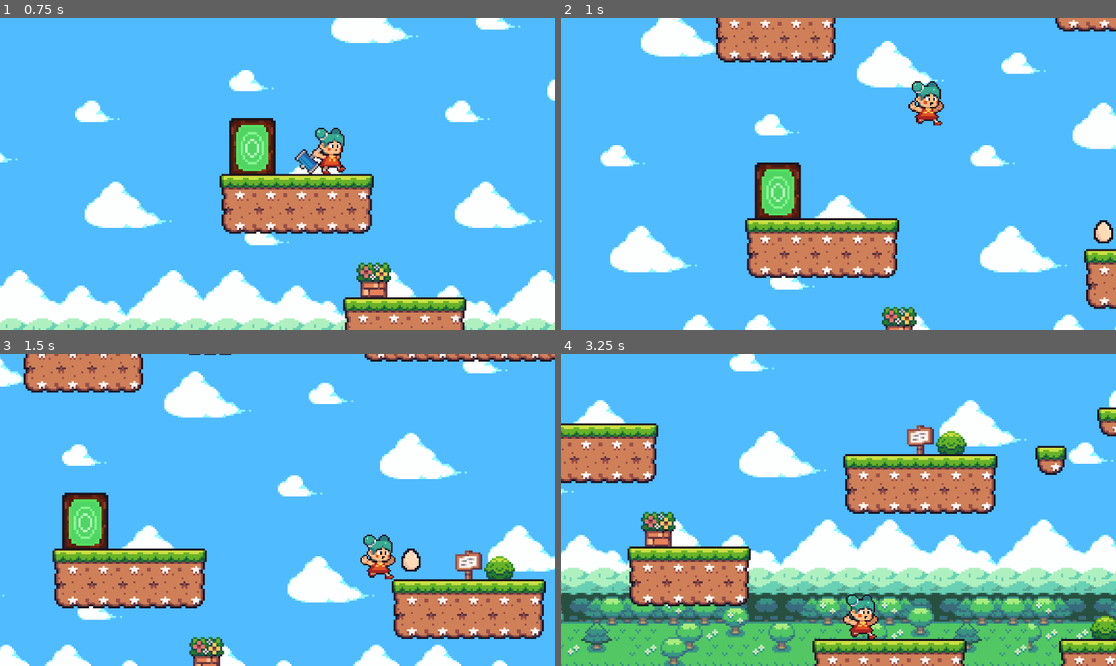
Above: before the commit, frames 1-4 (two rows, left to right).
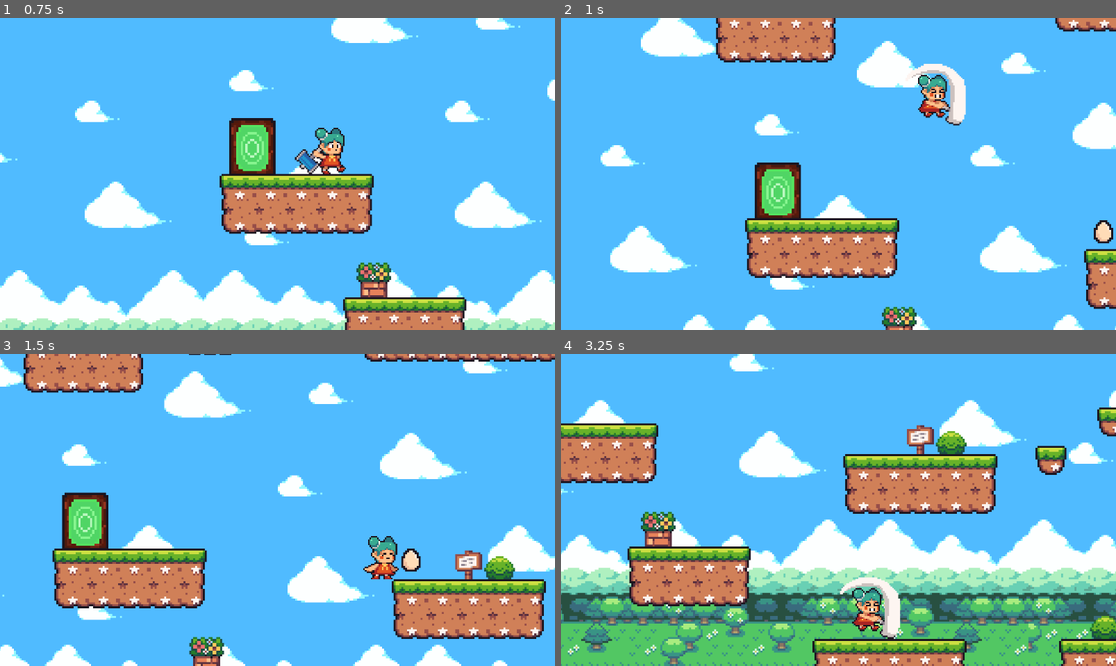
Above: after the commit, the same moments.

Repository: CakeRun/Vaerkstedsuge.github-brug-denne
Game: Godot game, scene res://Level 1 (green)/Level 1.tscn
Two runs of this game, one before a commit and one after it. Both use one fixed random seed, a clock stepped at 60 frames per second and the inputs below. This scene is started directly instead of the project's main scene.
Inputs:
- Up to frame 1 (0.75 s): hold D (move_right) from 0.53 s (still down); tap X (attack) at 0.6 s
- Up to frame 2 (1 s): keep holding D (move_right); tap Space (jump) at 0.77, 0.8 s
- Up to frame 3 (1.5 s): keep holding D (move_right); tap Space (jump) at 1.07, 1.35 s
- Up to frame 4 (3.25 s): tap Space (jump) at 1.52, 1.82, 2.3, 3.02 s; tap X (attack) at 1.55, 2.1, 2.85 s; release D (move_right) at 2.03 s; hold A (move_left) 2.03-2.78 s; hold D (move_right) from 2.78 s (still down)

Frame 1 is identical in both runs. In frame 2, 1.5% of the frame differs, in the area x 62-73%, y 14-35%; in frame 3, 0.6%; in frame 4, 1.5%, in the area x 50-62%, y 71-92%.

Commit message:
Combat (worm and Player)
De gør skade på hinanden!!! LETS GOOO

Diff:
--- a/GoDot/Enemy 1 (worm)/Enemy 1.tscn
+++ b/GoDot/Enemy 1 (worm)/Enemy 1.tscn
@@ -35,6 +35,9 @@
 [sub_resource type="RectangleShape2D" id="RectangleShape2D_hqvyd"]
 size = Vector2(20, 10)
 
+[sub_resource type="RectangleShape2D" id="RectangleShape2D_rarh8"]
+size = Vector2(36, 17)
+
 [node name="Worm" type="CharacterBody2D"]
 script = ExtResource("1_1u01h")
 
@@ -58,3 +61,12 @@
 
 [node name="edgeLeft" type="RayCast2D" parent="."]
 target_position = Vector2(-15, 10)
+
+[node name="worm_hitbox" type="Area2D" parent="."]
+
+[node name="CollisionShape2D" type="CollisionShape2D" parent="worm_hitbox"]
+position = Vector2(0, -1.5)
+shape = SubResource("RectangleShape2D_rarh8")
+
+[connection signal="body_entered" from="worm_hitbox" to="." method="_on_worm_hitbox_body_entered"]
+[connection signal="body_exited" from="worm_hitbox" to="." method="_on_worm_hitbox_body_exited"]
--- a/GoDot/Enemy 1 (worm)/Wormy.gd
+++ b/GoDot/Enemy 1 (worm)/Wormy.gd
@@ -10,7 +10,13 @@
 @onready var edge_right = $edgeRight
 @onready var edge_left = $edgeLeft
 
+var health = 1
+var player_inattack_zone = false
+var enemy_attack_cooldown = true
 
+func _physics_process(delta):
+	deal_with_damage()
+	enemy_attack()
 
 func _process(delta):
 	if ray_cast_right.is_colliding() or edge_right.is_colliding() == false:
@@ -21,3 +27,30 @@
 		animated_sprite.flip_h = true
 
 	position.x += direction * SPEED * delta
+
+func enemy():
+	pass
+
+func _on_worm_hitbox_body_entered(body):
+	if body.has_method("player"):
+		player_inattack_zone = true
+
+func _on_worm_hitbox_body_exited(body):
+	if body.has_method("player"):
+		player_inattack_zone = false
+
+func enemy_attack():
+	if player_inattack_zone == true:
+		GameManager.enemy_attack = true
+		enemy_attack_cooldown = false
+		await get_tree().create_timer(0.5).timeout
+		enemy_attack_cooldown = true
+		GameManager.enemy_attack = false
+
+func deal_with_damage():
+	if player_inattack_zone and GameManager.player_current_attack == true:
+		health = health - 1
+		await get_tree().create_timer(1).timeout
+		print("enemy health - 1")
+		if health <= 0:
+			self.queue_free()
--- a/GoDot/Player/Player.tscn
+++ b/GoDot/Player/Player.tscn
@@ -129,7 +129,7 @@
 "duration": 1.0,
 "texture": SubResource("AtlasTexture_pwggg")
 }],
-"loop": true,
+"loop": false,
 "name": &"hit",
 "speed": 7.0
 }, {
@@ -222,9 +222,3 @@
 [node name="CollisionShape2D" type="CollisionShape2D" parent="PlayerHitbox"]
 position = Vector2(-2, -14)
 shape = SubResource("CircleShape2D_qbvet")
-
-[node name="attack_cooldown" type="Timer" parent="."]
-wait_time = 0.5
-
-[node name="deal_damage_cooldown" type="Timer" parent="."]
-wait_time = 1.2
--- a/GoDot/Player/player_script.gd
+++ b/GoDot/Player/player_script.gd
@@ -4,7 +4,6 @@
 const JUMP_VELOCITY = -320.0
 
 var enemy_inattack_range = false
-var enemy_attack_cooldown = true
 var health = 6
 var player_alive = true
 var attack_ip = false
@@ -18,13 +17,9 @@
 	# Add the gravity.
 	if not is_on_floor():
 		velocity.y += gravity * delta
-#	enemy_attack()
+	enemy_attack()
 	attack()
 
-	if health <= 0:
-		player_alive = false
-		health = 0
-		self.queue_free()
 
 	# Handle jump.
 	if Input.is_action_just_pressed("jump") and is_on_floor():
@@ -35,10 +30,8 @@
 
 	#flips sprite based on diretion
 	if direction > 0:
-		if attack_ip == false:
 			animated_sprite_2d.flip_h = false
 	elif direction < 0:
-		if attack_ip == false:
 			animated_sprite_2d.flip_h = true
 
 	#plays animation
@@ -50,7 +43,8 @@
 			if attack_ip == false:
 				animated_sprite_2d.play("run")
 	else:
-		animated_sprite_2d.play("jump")
+		if attack_ip == false:
+			animated_sprite_2d.play("jump")
 
 	if direction:
 		velocity.x = direction * SPEED
@@ -61,35 +55,30 @@
 
 func player():
 	pass
-#if body.has_method("player") also to be added to enemies
 
 #determines if enemy is within attack range
-#needs method func enemy added to all enemies first before this can be launched
-#func _on_player_hitbox_body_entered(body):
-#	if body.has_method("enemy"):
-#		enemy_inattack_range = true
+func _on_player_hitbox_body_entered(body):
+	if body.has_method("enemy"):
+		enemy_inattack_range = true
 
-#func _on_player_hitbox_body_exited(body):
-#	if body.has_method("enemy"):
-#		enemy_inattack_range = false
+func _on_player_hitbox_body_exited(body):
+	if body.has_method("enemy"):
+		enemy_inattack_range = false
 
-#func enemy_attack():
-#	if enemy_inattack_range and enemy_attack_cooldown == true:
-#		health = health - enemy.damage_ratio
-		#use parent and child inheritance nodes to define different enemies and their damage ratios?
-#		enemy_attack_cooldown = false
-#		$attack_cooldown.start()
-
-#func _on_attack_cooldown_timeout():
-#	enemy_attack_cooldown = true
+func enemy_attack():
+	if GameManager.enemy_attack == true:
+		health = health - 1
+		print("health - 1")
+		if health <= 0:
+			player_alive = false
+			health = 0
+			self.queue_free()
 
 func attack():
 	if Input.is_action_just_pressed("attack"):
+		GameManager.player_current_attack = true
 		attack_ip = true
 		$AnimatedSprite2D.play("hit")
-		$deal_damage_cooldown.start
-
-func _on_deal_damage_cooldown_timeout():
-	$deal_damage_cooldown.stop()
-#	global.player_current_attack = false
-	attack_ip = false
+		await get_tree().create_timer(1.2).timeout
+		GameManager.player_current_attack = false
+		attack_ip = false
--- /dev/null
+++ b/GoDot/global.gd
@@ -0,0 +1,5 @@
+extends Node
+
+var player_current_attack = false
+
+var enemy_attack = false
--- a/GoDot/project.godot
+++ b/GoDot/project.godot
@@ -13,6 +13,10 @@
 config/name="værkstedsuge_spil"
 run/main_scene="res://main scene (start)/main.tscn"
 config/features=PackedStringArray("4.2", "Forward Plus")
+
+[autoload]
+
+GameManager="*res://global.gd"
 
 [input]
 
Not shown: 1 places in GoDot/Enemy 1 (worm)/Enemy 1.tscn that only renumber resources
